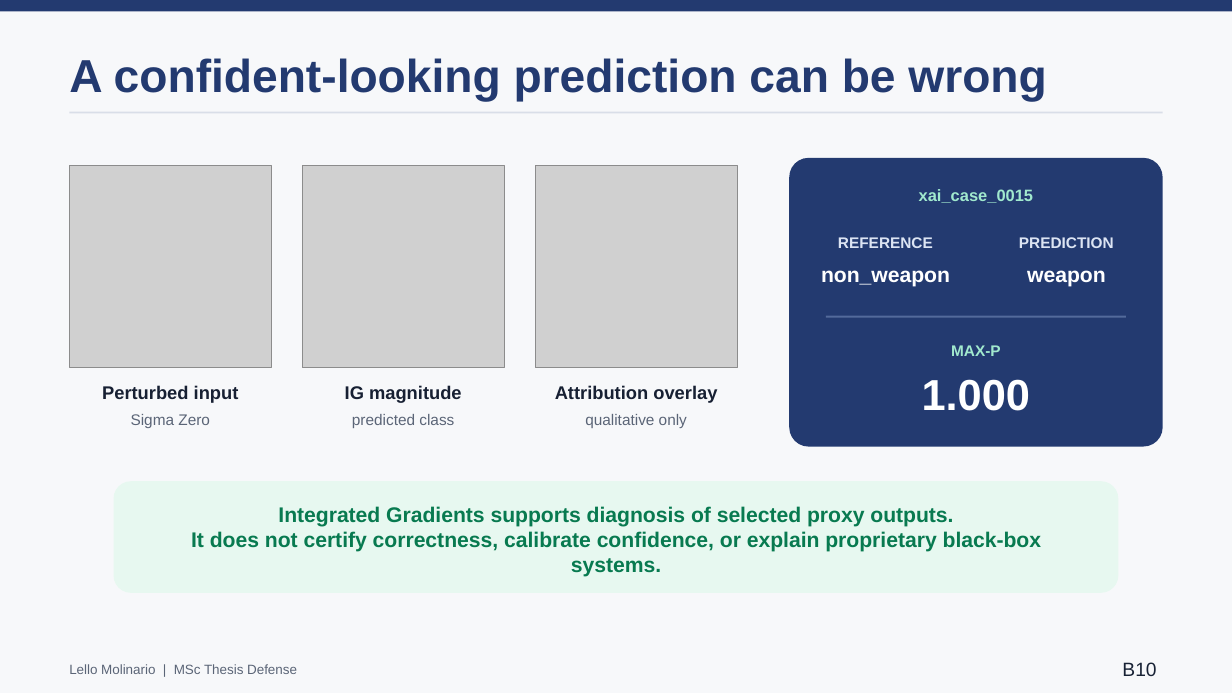
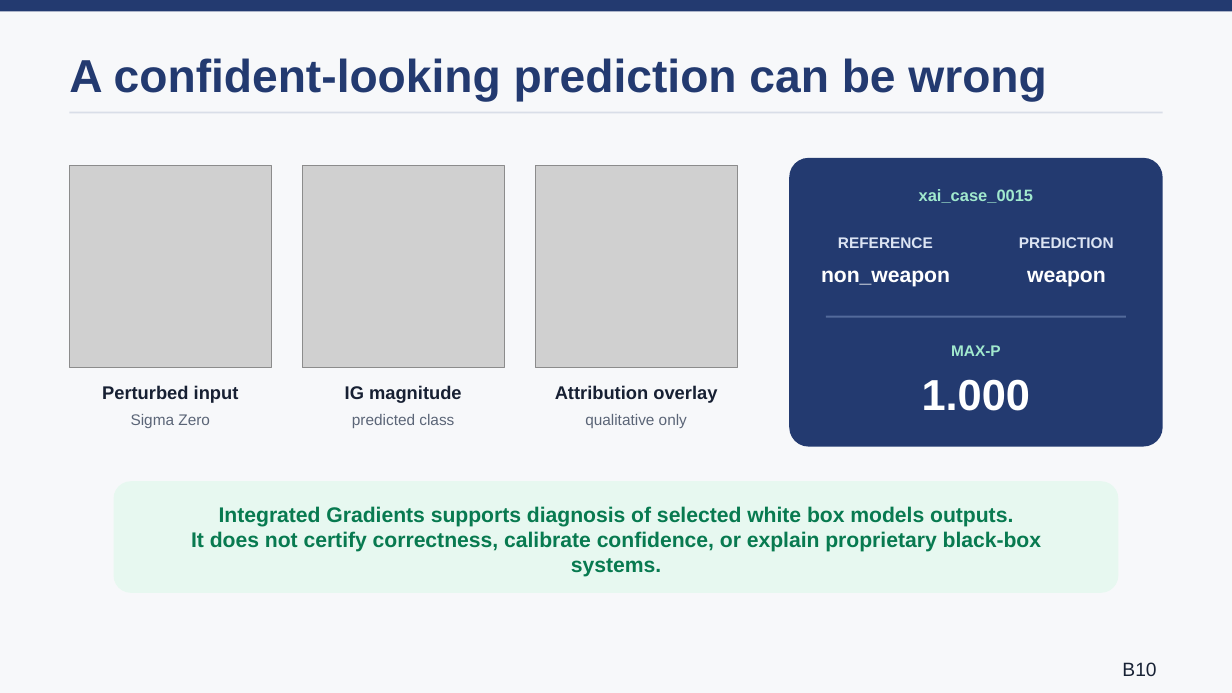
Before and after one commit to lmolinario/Molinario_Thesis_Defense_2026, a slide deck: slide 25 of Molinario_Thesis_Defense_2026.pptx. Drawn at 1232x693 pixels with LibreOffice and Linux fonts; fonts in the diff are those of the drawing; grey boxes stand for pictures. Boxes give left, top, right and bottom in pixels: in the first picture for what was removed or moved away, otherwise in the second. Text is boxed around its words. In the diff, an @@ line names an element or a change of style, - is before the commit and + after.

```diff
--- a/Molinario_Thesis_Defense_2026.pptx
+++ b/Molinario_Thesis_Defense_2026.pptx
@@ text at bbox=[219, 506, 1013, 527]: text changed @@
-Integrated Gradients supports diagnosis of selected proxy outputs.
+Integrated Gradients supports diagnosis of selected white box models outputs.
@@ text removed at bbox=[69, 664, 297, 674] @@
-Lello Molinario | MSc Thesis Defense
```
Also in this commit, not shown: 9 other slides changed, 1 slide added, 1 slide removed.
